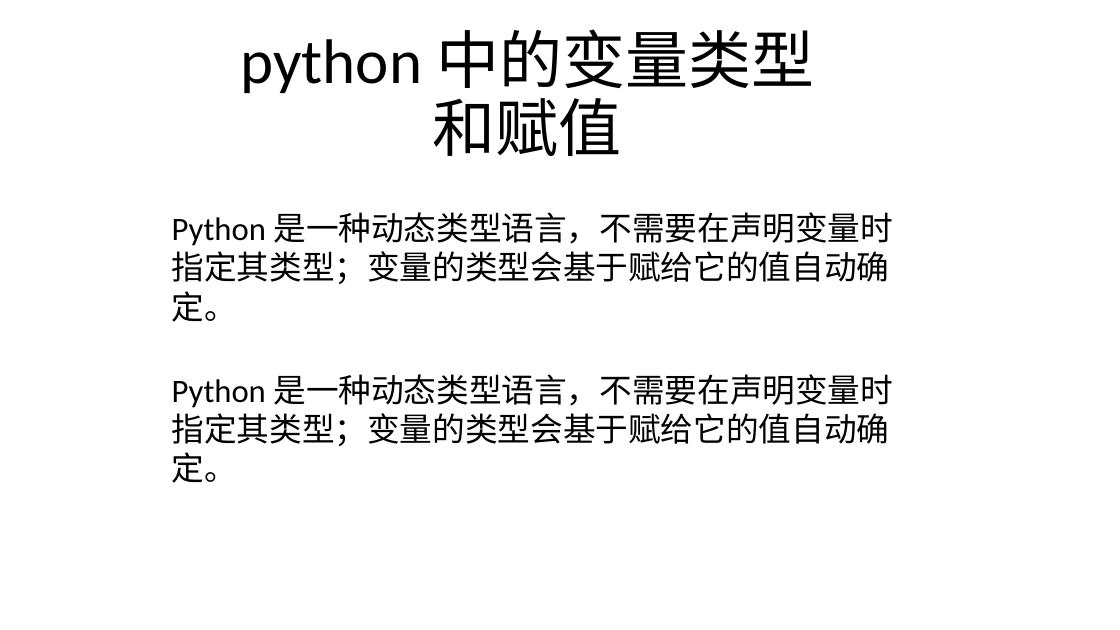
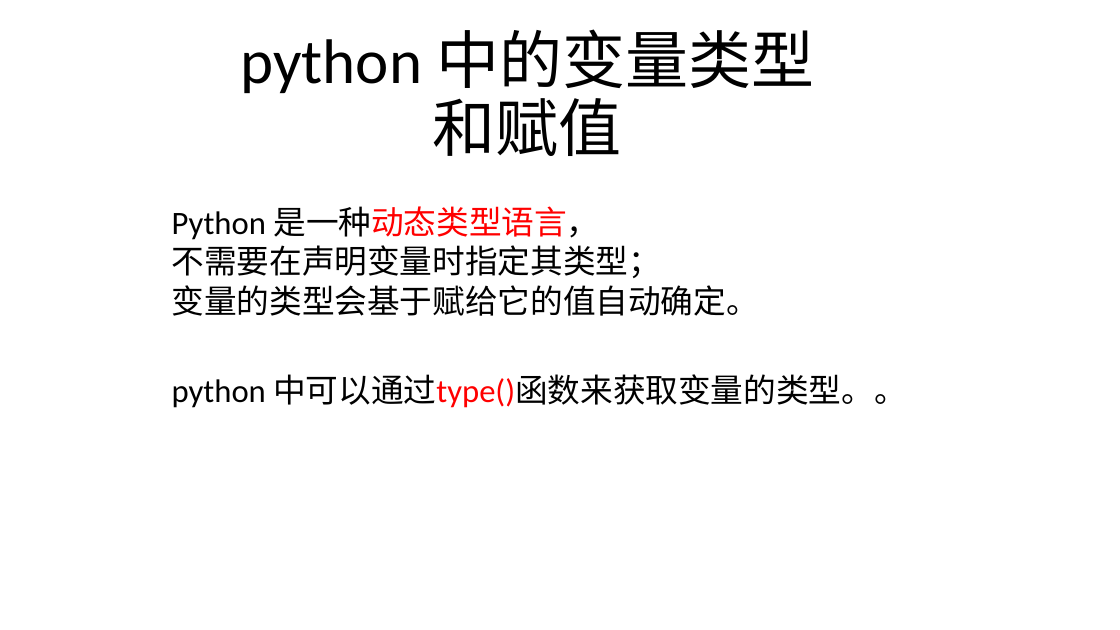
Before and after one commit to macroxu/young-python-learning, a slide deck: slide 1 of videoLessonPlan/ppt/2 常见变量类型和赋值.pptx. Drawn at 1120x630 pixels with LibreOffice and Linux fonts; fonts in the diff are those of the drawing; background and template pictures are left out. Boxes give left, top, right and bottom in pixels: in the first picture for what was removed or moved away, otherwise in the second. Text is boxed around its words. In the diff, an @@ line names an element or a change of style, - is before the commit and + after.

```diff
--- a/videoLessonPlan/ppt/2 常见变量类型和赋值.pptx
+++ b/videoLessonPlan/ppt/2 常见变量类型和赋值.pptx
@@ text at (x1=172, y1=206, x2=759, y2=316): text changed @@
-Python 是一种动态类型语言，不需要在声明变量时指定其类型；变量的类型会基于赋给它的值自动确定。
+Python 是一种动态类型语言，
+不需要在声明变量时指定其类型；
+变量的类型会基于赋给它的值自动确定。
@@ text at (x1=172, y1=374, x2=906, y2=408): text changed @@
-Python 是一种动态类型语言，不需要在声明变量时指定其类型；变量的类型会基于赋给它的值自动确定。
+python 中可以通过type()函数来获取变量的类型。。
```
Also in this commit, not shown: 1 other slide changed, 12 other files.
